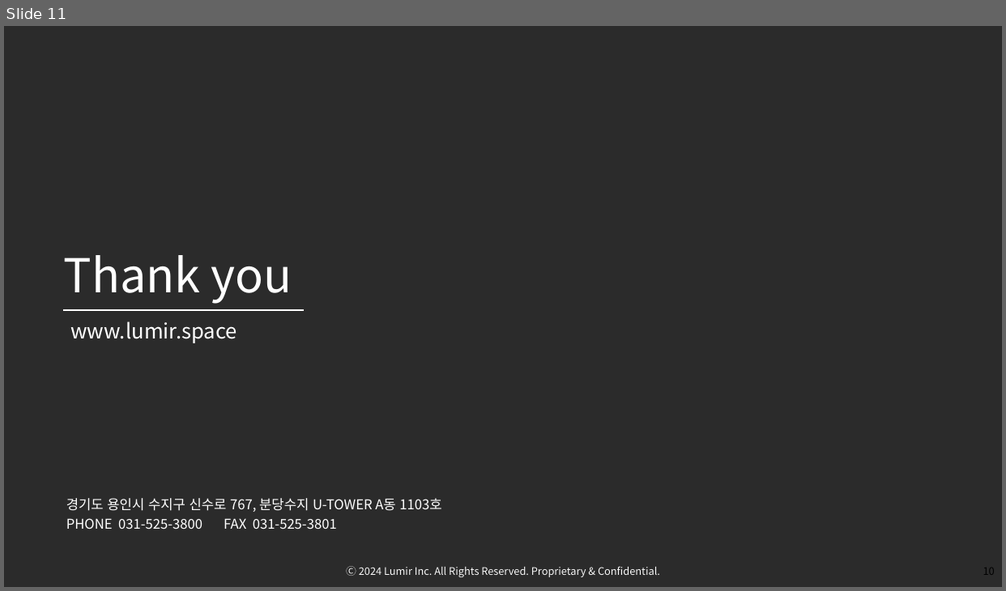
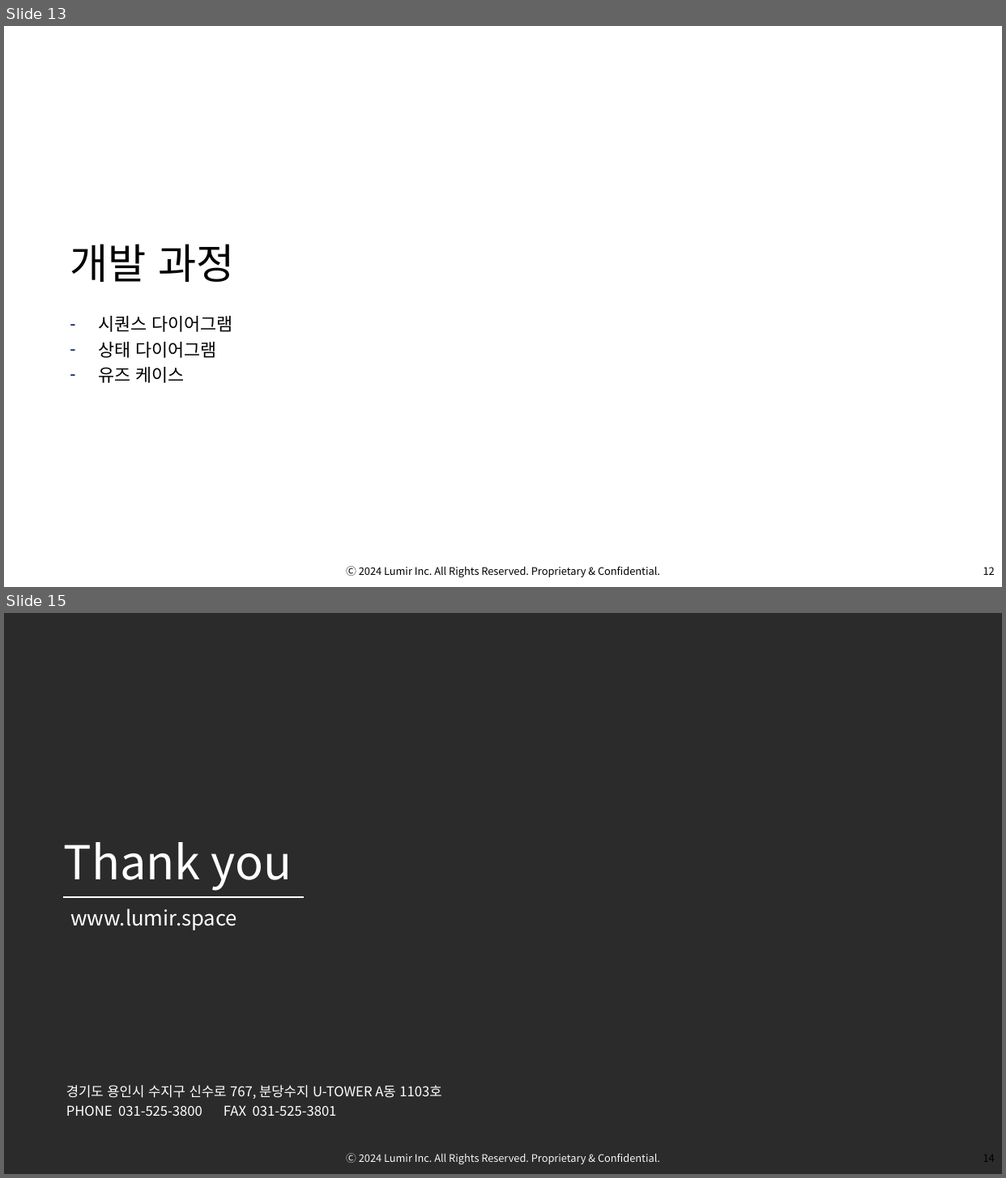
Before and after one commit to OsterRepository/OsterRepository, a slide deck: 기술 7부 김민수 성과 발표.pptx. Shown one above the other, each under a label of ours: slide 11 before the commit, slides 13 and 15 after it; the slides between them are not shown. The pictures are 1006x591 and 1006x1178 pixels, drawn with LibreOffice and Linux fonts; fonts in the diff are those of the drawing; background and template pictures are left out; a plain dark background stands for a picture behind light text. Boxes give left, top, right and bottom in pixels: in the first picture for what was removed or moved away, otherwise in the second. Text is boxed around its words. In the diff, an @@ line names an element or a change of style, - is before the commit and + after.

```diff
--- a/기술 7부 김민수 성과 발표.pptx
+++ b/기술 7부 김민수 성과 발표.pptx
@@ slide 13 added at (4,26,1002,587), background picture (left out); not listed: 2 template elements that a slide beside it also shows @@
@@ title added at (70,244,234,282), 40 pt, text #000000 @@
+개발 과정
@@ text added at (98,316,234,383), 17 pt, text #000000 @@
+– 시퀀스 다이어그램
+– 상태 다이어그램
+– 유즈 케이스
@@ what was slide 11 is now slide 15 @@
```
Also in this commit, not shown: 5 slides changed, 7 other slides added, 4 slides removed, 1 other file.
